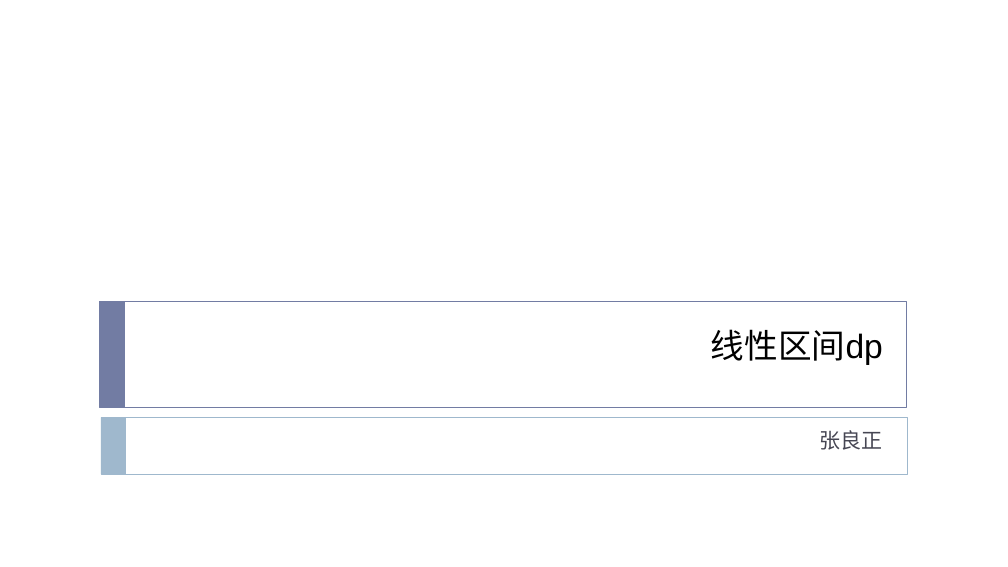
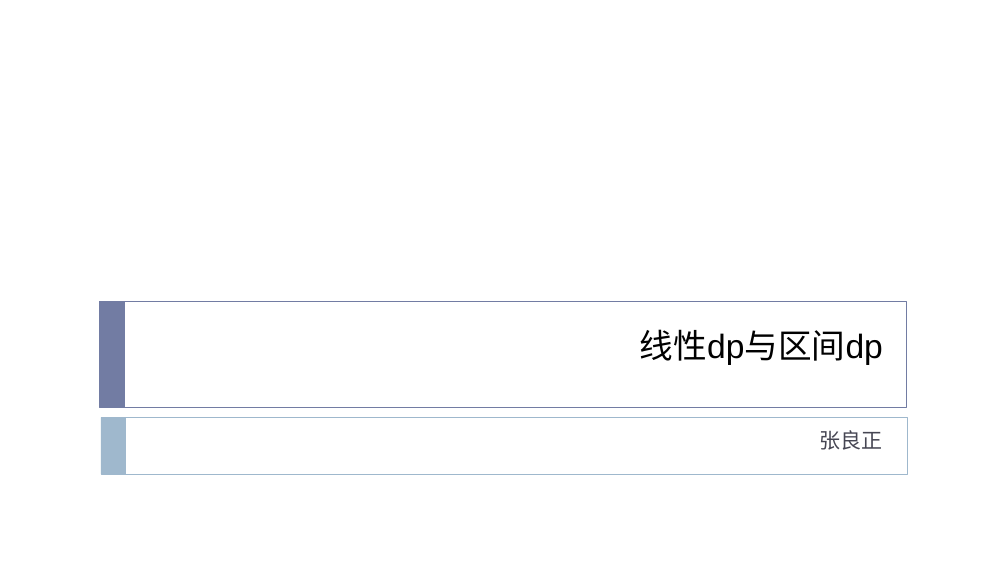
Before and after one commit to fxsc03/-, a slide deck: slide 1 of wd/线性dp与区间dp.pptx. Drawn at 1008x567 pixels with LibreOffice and Linux fonts; fonts in the diff are those of the drawing. Boxes give left, top, right and bottom in pixels: in the first picture for what was removed or moved away, otherwise in the second. Text is boxed around its words. In the diff, an @@ line names an element or a change of style, - is before the commit and + after.

Commit message:
线性dp与区间dp END
aa

```diff
--- a/wd/线性dp与区间dp.pptx
+++ b/wd/线性dp与区间dp.pptx
@@ title at [640,329,883,365]: text changed @@
-线性区间dp
+线性dp与区间dp
```
Also in this commit, not shown: 15 slides added, 1 slide removed, 7 other files.
